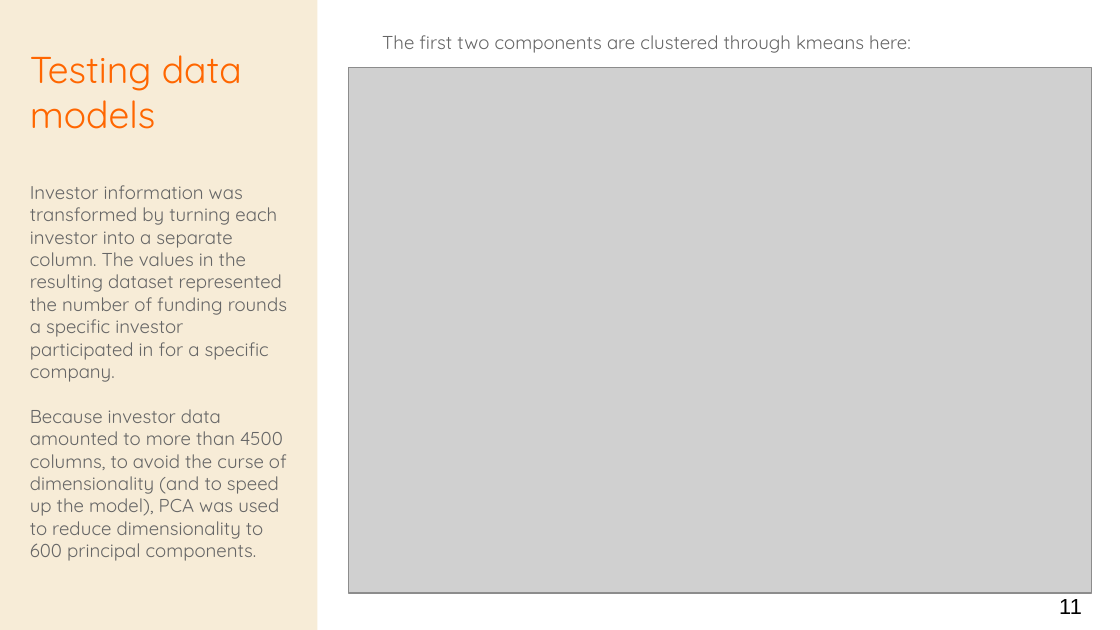
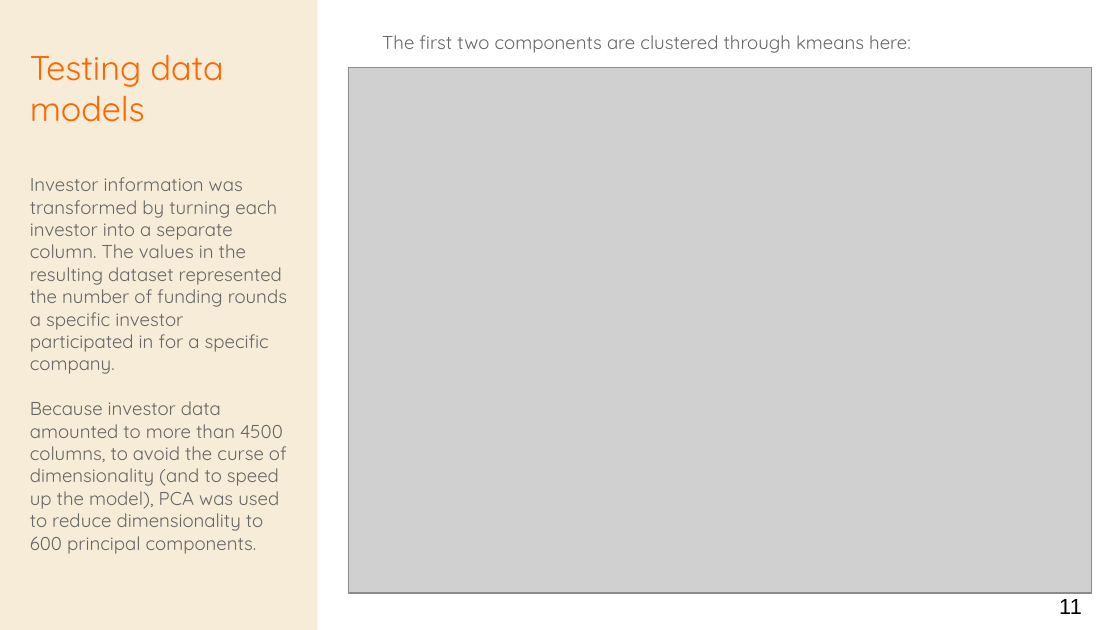
Before and after one commit to LVdatahub/Capstone-project----DS-Intensive-Springboard, a slide deck: slide 11 of Capstone_slide_deck.pptx. Drawn at 1120x630 pixels with LibreOffice and Linux fonts; fonts in the diff are those of the drawing; grey boxes stand for pictures. Boxes give left, top, right and bottom in pixels: in the first picture for what was removed or moved away, otherwise in the second. Text is boxed around its words. In the diff, an @@ line names an element or a change of style, - is before the commit and + after.

```diff
--- a/Capstone_slide_deck.pptx
+++ b/Capstone_slide_deck.pptx
@@ title "Testing data models Investor information ..." at (x1=30, y1=54, x2=287, y2=531): size 24 to 22 pt in "Testing data models" @@
```
Also in this commit, not shown: 13 other slides changed, 3 other files.
